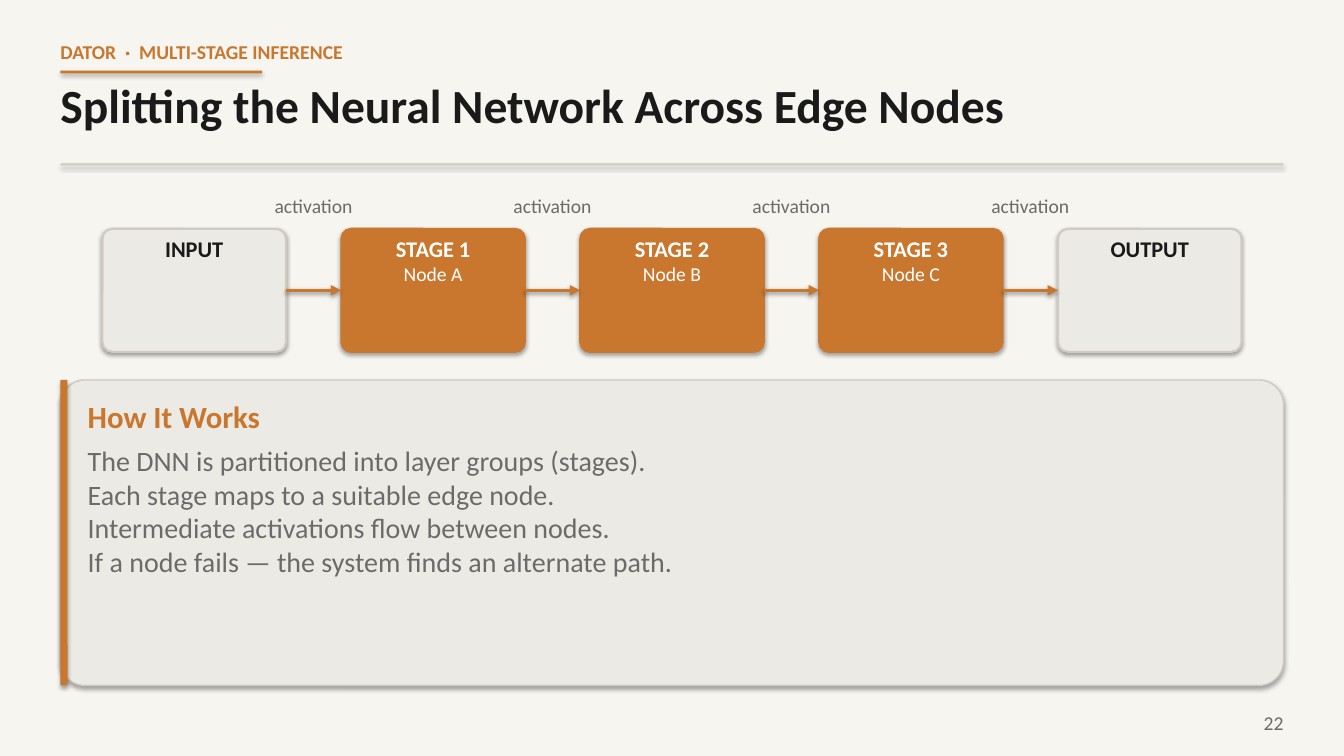
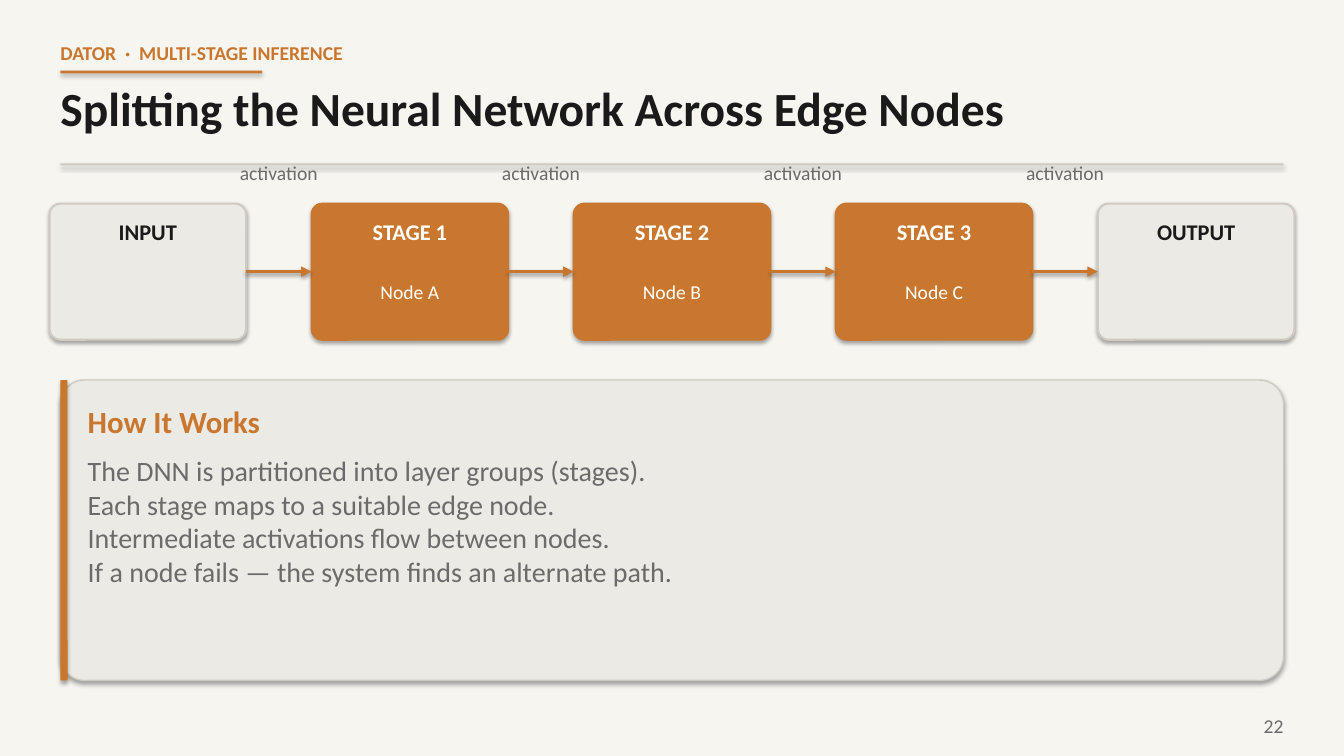
Before and after one commit to arjun1Fa/Task_Mesh, a slide deck: slide 22 of Adaptive_Distributed_AI_Inference_Seminar.pptx. Drawn at 1344x756 pixels with LibreOffice and Linux fonts; fonts in the diff are those of the drawing. Boxes give left, top, right and bottom in pixels: in the first picture for what was removed or moved away, otherwise in the second. Text is boxed around its words. In the diff, an @@ line names an element or a change of style, - is before the commit and + after.

```diff
--- a/Adaptive_Distributed_AI_Inference_Seminar.pptx
+++ b/Adaptive_Distributed_AI_Inference_Seminar.pptx
@@ text "activation": place and size @@
-text "activation" at bbox=[275, 199, 353, 213]
+text "activation" at bbox=[240, 166, 318, 180]
@@ text "activation": place and size @@
-text "activation" at bbox=[513, 199, 591, 213]
+text "activation" at bbox=[502, 166, 580, 180]
@@ text "activation": place and size @@
-text "activation" at bbox=[752, 199, 830, 213]
+text "activation" at bbox=[764, 166, 842, 180]
@@ text "activation": place and size @@
-text "activation" at bbox=[991, 199, 1069, 213]
+text "activation" at bbox=[1026, 166, 1104, 180]
@@ rounded rectangle: place and size @@
-rounded rectangle at bbox=[103, 229, 286, 352]
+rounded rectangle at bbox=[49, 204, 246, 340]
@@ rounded rectangle: place and size @@
-rounded rectangle at bbox=[342, 229, 525, 352]
+rounded rectangle at bbox=[312, 204, 508, 340]
@@ rounded rectangle: place and size @@
-rounded rectangle at bbox=[581, 229, 764, 352]
+rounded rectangle at bbox=[574, 204, 770, 340]
@@ rounded rectangle: place and size @@
-rounded rectangle at bbox=[820, 229, 1003, 352]
+rounded rectangle at bbox=[836, 204, 1032, 340]
@@ rounded rectangle: place and size @@
-rounded rectangle at bbox=[1059, 229, 1242, 352]
+rounded rectangle at bbox=[1098, 204, 1295, 340]
@@ text "INPUT": place and size @@
-text "INPUT" at bbox=[165, 242, 223, 257]
+text "INPUT" at bbox=[119, 225, 177, 240]
@@ text "STAGE 1": place and size @@
-text "STAGE 1" at bbox=[396, 242, 470, 281]
+text "STAGE 1" at bbox=[373, 225, 447, 240]
@@ text added at bbox=[635, 225, 709, 240], 16 pt, text #FFFFFF, bold @@
+STAGE 2
@@ text added at bbox=[897, 225, 971, 240], 16 pt, text #FFFFFF, bold @@
+STAGE 3
@@ text "OUTPUT": place and size @@
-text "OUTPUT" at bbox=[1111, 242, 1189, 257]
+text "OUTPUT" at bbox=[1157, 225, 1235, 240]
@@ text at bbox=[404, 267, 462, 281]: paragraph removed @@
-Node A
@@ text at bbox=[635, 242, 709, 257]: paragraph removed @@
-STAGE 2
@@ text at bbox=[874, 242, 948, 257]: paragraph removed @@
-STAGE 3
@@ arrow moved from (286, 290) - (342, 290) to (246, 271) - (312, 271) @@
@@ text added at bbox=[380, 285, 439, 299], 14 pt, text #FFFFFF @@
+Node A
@@ arrow moved from (525, 290) - (581, 290) to (508, 271) - (574, 271) @@
@@ text "Node B": place and size @@
-text "Node B" at bbox=[635, 242, 709, 281]
+text "Node B" at bbox=[643, 285, 701, 299]
@@ arrow moved from (764, 290) - (820, 290) to (770, 271) - (836, 271) @@
@@ text "Node C": place and size @@
-text "Node C" at bbox=[874, 242, 948, 281]
+text "Node C" at bbox=[905, 285, 963, 299]
@@ arrow moved from (1003, 290) - (1059, 290) to (1032, 271) - (1098, 271) @@
@@ rounded rectangle: place and size @@
-rounded rectangle at bbox=[60, 380, 1284, 686]
+rounded rectangle at bbox=[60, 380, 1284, 681]
@@ rounded rectangle: place and size @@
-rounded rectangle at bbox=[60, 380, 68, 686]
+rounded rectangle at bbox=[60, 380, 68, 681]
@@ text "How It Works": place and size @@
-text "How It Works" at bbox=[88, 406, 260, 428]
+text "How It Works" at bbox=[88, 411, 260, 433]
@@ text "The DNN is partitioned into ...": place and size @@
-text "The DNN is partitioned into ..." at bbox=[88, 451, 672, 577]
+text "The DNN is partitioned into ..." at bbox=[88, 461, 672, 587]
```
Also in this commit, not shown: 25 other slides changed, 5 other files.
